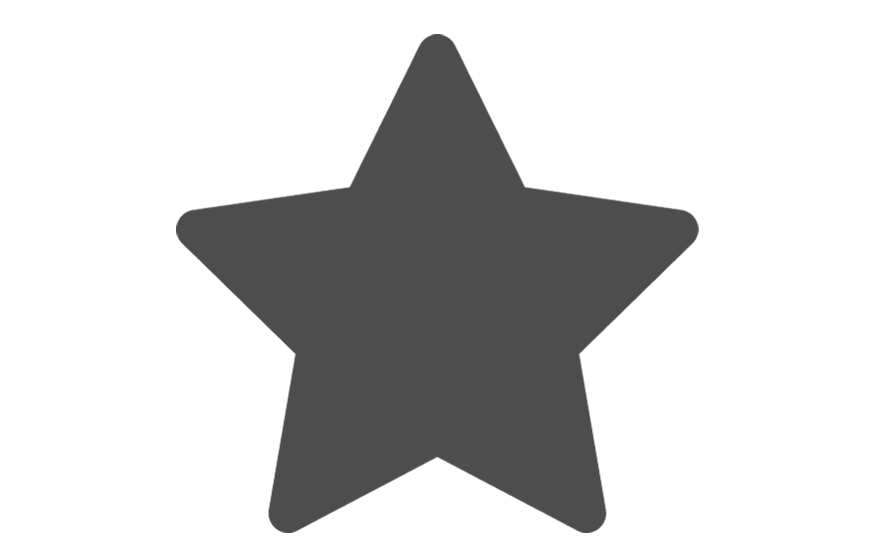
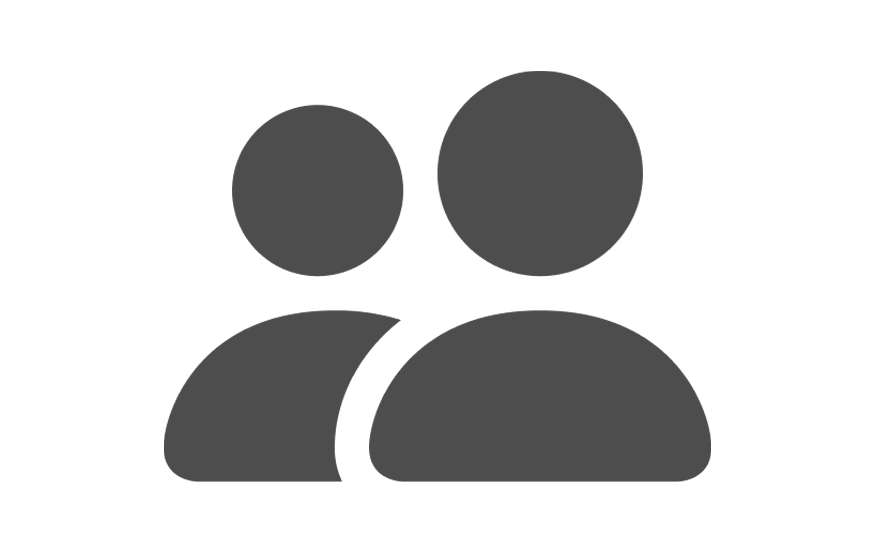
Two versions of the same layered image (w=875, h=553). Layer-by-layer changes:
added layer "Camada 12" above "Camada 11" over [164,71,711,482]
hid "Camada 10" over [176,34,699,533]
